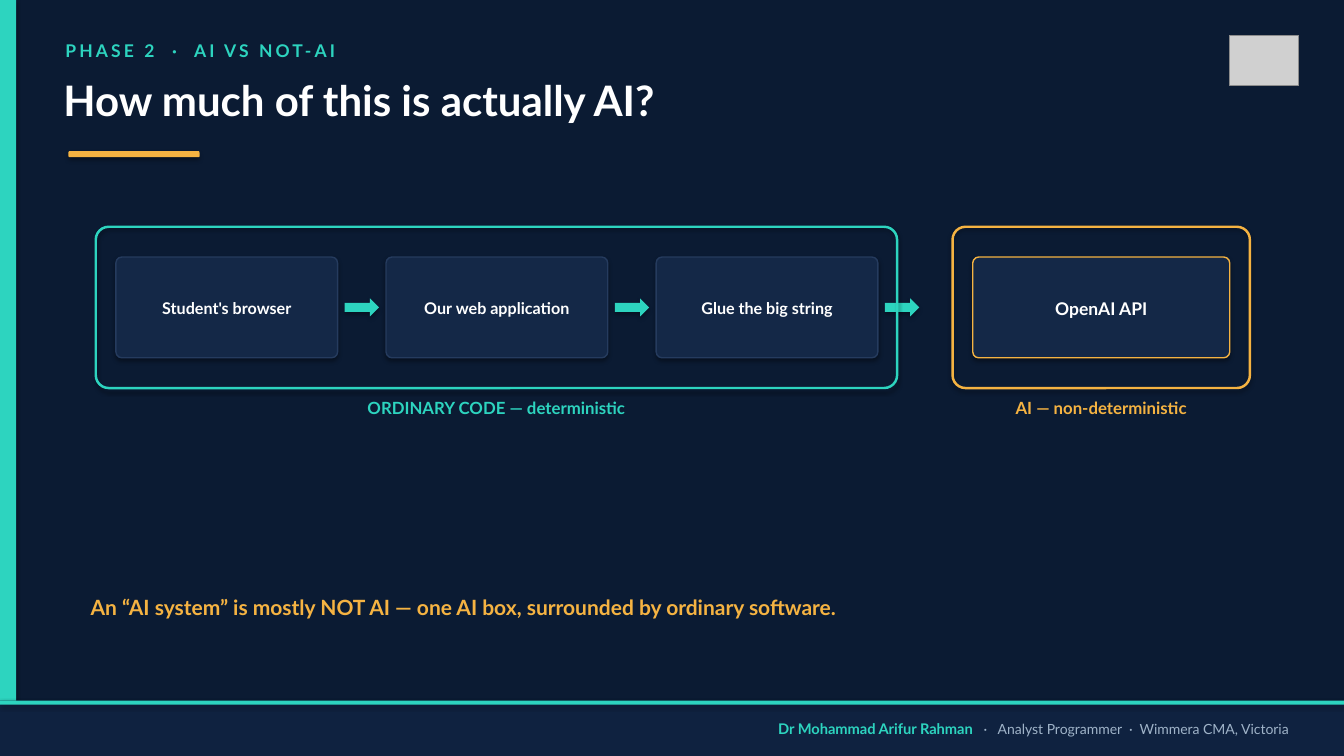
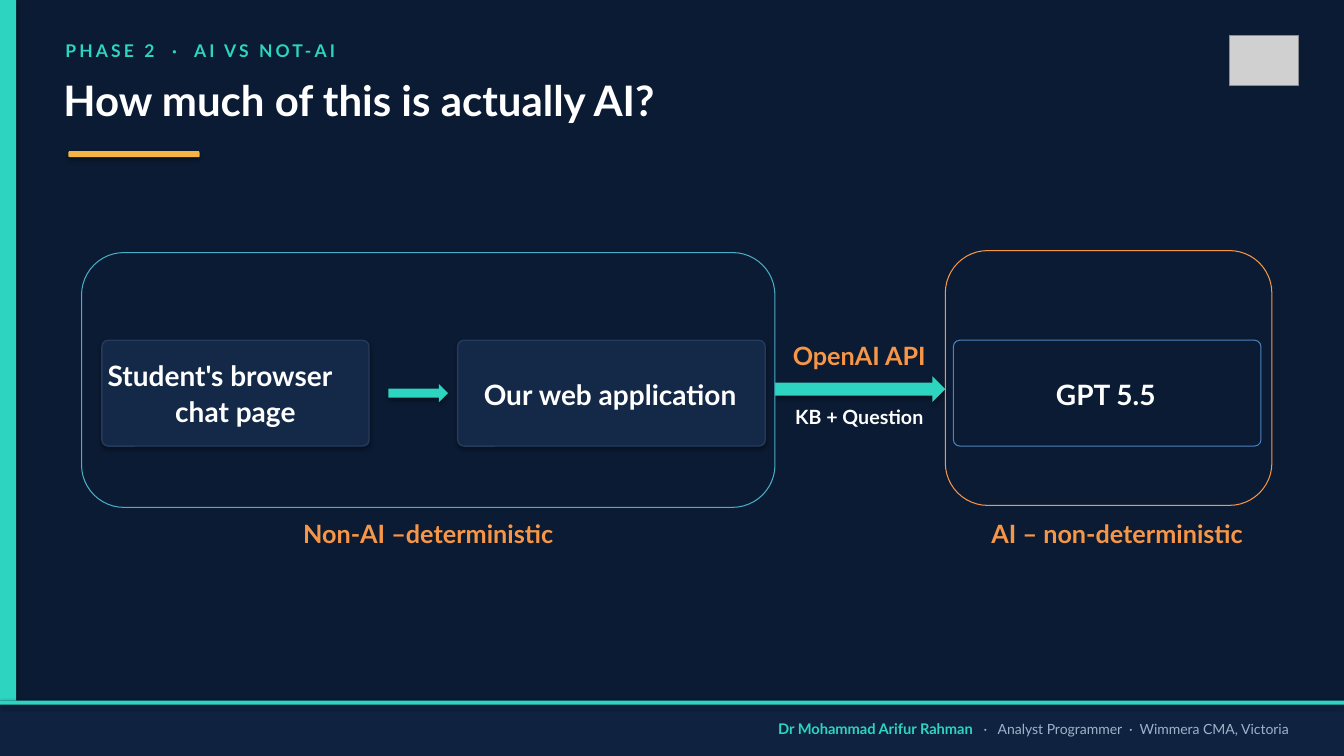
Before and after one commit to arifwcma/induction, a slide deck: slide 5 of lecture/deck.pptx. Drawn at 1344x756 pixels with LibreOffice and Linux fonts; fonts in the diff are those of the drawing; grey boxes stand for pictures. Boxes give left, top, right and bottom in pixels: in the first picture for what was removed or moved away, otherwise in the second. Text is boxed around its words. In the diff, an @@ line names an element or a change of style, - is before the commit and + after.

```diff
--- a/lecture/deck.pptx
+++ b/lecture/deck.pptx
@@ rounded rectangle removed at [96,227,897,388] @@
@@ rounded rectangle added at [82,253,775,508], outline #4BACC6 0.75 pt @@
@@ rounded rectangle removed at [656,257,878,358] @@
@@ rounded rectangle: place and size @@
-rounded rectangle at [953,227,1250,388]
+rounded rectangle at [946,251,1272,506]
@@ rounded rectangle at [946,251,1272,506]: outline #F5B342 1.75 pt to #F79646 0.75 pt; shadow off; proportions changed @@
@@ right arrow removed at [615,298,649,317] @@
@@ right arrow removed at [885,298,920,317] @@
@@ text removed at [701,302,833,317] @@
-Glue the big string
@@ rounded rectangle: place and size @@
-rounded rectangle at [116,257,338,358]
+rounded rectangle at [102,341,369,447]
@@ rounded rectangle: place and size @@
-rounded rectangle at [386,257,608,358]
+rounded rectangle at [458,341,765,447]
@@ text "OpenAI API": place and size @@
-text "OpenAI API" at [1055,302,1147,318]
+text "OpenAI API" at [793,346,926,370]
@@ text "OpenAI API" at [793,346,926,370]: size 12.5 to 18 pt, text colour #FFFFFF to #F79646; line spacing 1.08 to 1; vertical alignment middle to top @@
@@ rounded rectangle: place and size @@
-rounded rectangle at [973,257,1230,358]
+rounded rectangle at [954,341,1261,447]
@@ rounded rectangle at [954,341,1261,447]: fill #142847 to none; outline #F5B342 1 pt to #4F81BD 0.75 pt; shadow off @@
@@ text at [108,365,332,427]: text changed; size 11.5 to 20 pt @@
-Student's browser
+Student's browser
+chat page
@@ right arrow: place and size @@
-right arrow at [345,298,379,317]
+right arrow at [388,384,448,402]
@@ text "Our web application": place and size @@
-text "Our web application" at [424,302,569,317]
+text "Our web application" at [484,384,737,410]
@@ text "Our web application" at [484,384,737,410]: size 11.5 to 20 pt @@
@@ right arrow added at [775,376,946,402], fill #2DD4BF @@
@@ text added at [1056,384,1155,406], 20 pt, text #FFFFFF, bold @@
+GPT 5.5
@@ text removed at [367,401,625,414] @@
-ORDINARY CODE — deterministic
@@ text added at [795,409,923,427], 14 pt, text #FFFFFF, bold @@
+KB + Question
@@ text added at [303,524,553,544], 18 pt, text #F79646, bold @@
+Non-AI –deterministic
@@ text at [991,524,1243,544]: text changed; size 12 to 18 pt; text colour #F5B342 to #F79646 @@
-AI — non-deterministic
+AI – non-deterministic
@@ text removed at [91,598,836,619] @@
-An “AI system” is mostly NOT AI — one AI box, surrounded by ordinary software.
```
Also in this commit, not shown: 14 other slides changed, 1 slide added, 1 other file.
